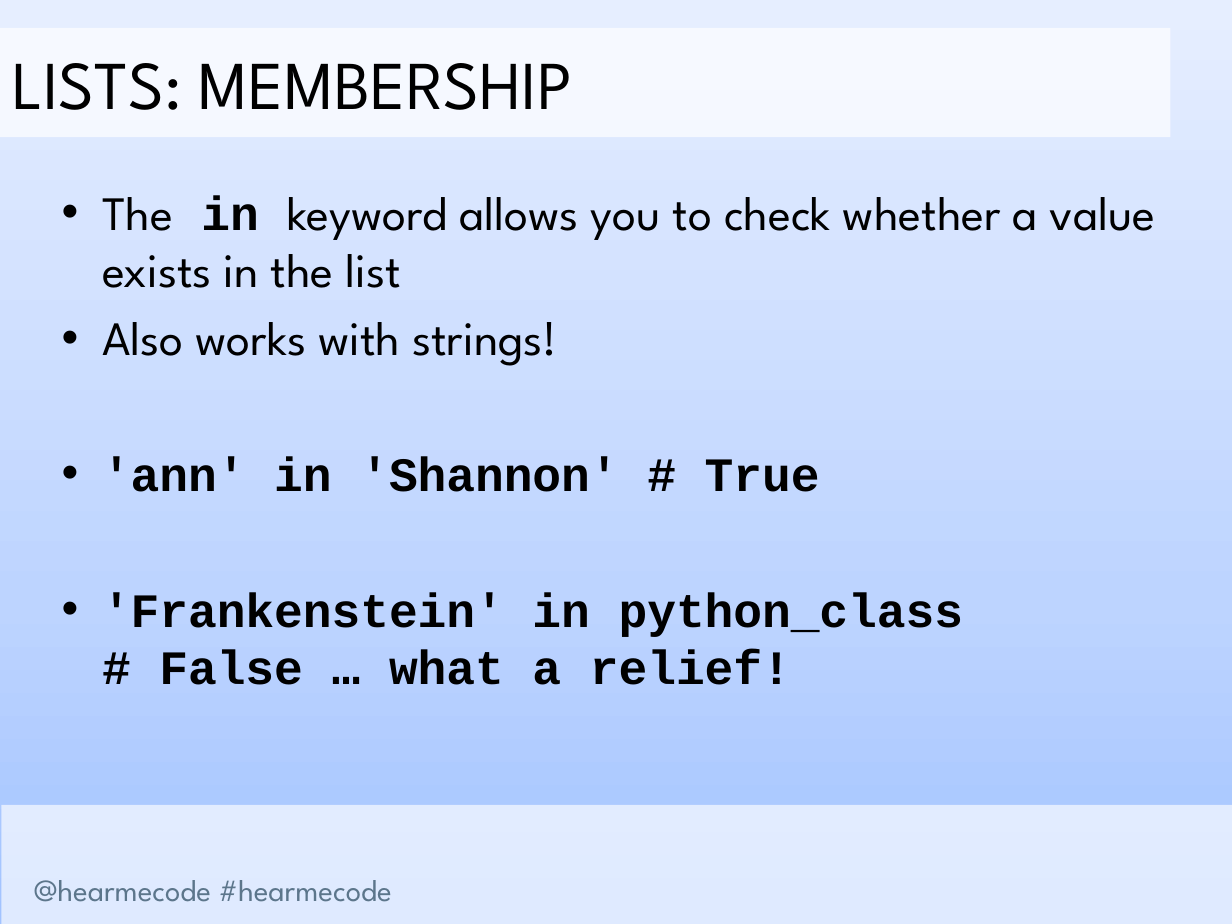
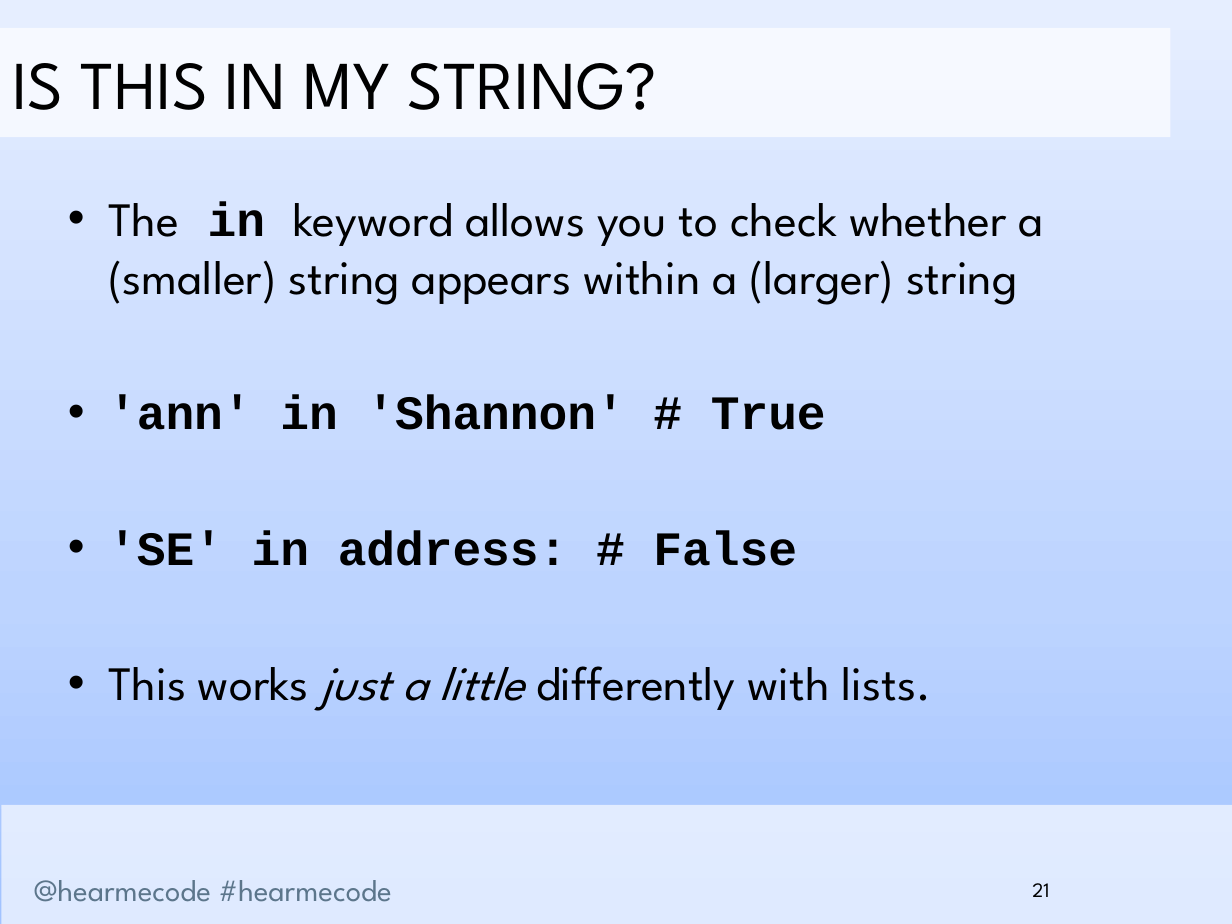
Before and after one commit to hearmecode/slides, a slide deck: slide 21 of Lesson 2/Hear Me Code - Lists and Loops.pptx (slide 19 before the commit). Drawn at 1232x924 pixels with LibreOffice and Linux fonts; fonts in the diff are those of the drawing; background and template pictures are left out. Boxes give left, top, right and bottom in pixels: in the first picture for what was removed or moved away, otherwise in the second. Text is boxed around its words. In the diff, an @@ line names an element or a change of style, - is before the commit and + after.

```diff
--- a/Lesson 2/Hear Me Code - Lists and Loops.pptx
+++ b/Lesson 2/Hear Me Code - Lists and Loops.pptx
@@ text in rectangle at [12,63,656,110]: text changed @@
-LISTS: MEMBERSHIP
+IS THIS IN MY STRING?
@@ text at [108,202,1044,305]: text changed @@
-• The in keyword allows you to check whether a value exists in the list
-• Also works with strings!
+• The in keyword allows you to check whether a (smaller) string appears within a (larger) string
@@ text at [108,530,931,710]: text changed; font Courier New to League Spartan; bold off @@
-• 'Frankenstein' in python_class
-  # False … what a relief!
+• 'SE' in address: # False
+• This works just a little differently with lists.
@@ page number added at [1032,883,1049,897], 12 pt, text #000000 @@
+21
```
Also in this commit, not shown: 29 other slides changed, 7 slides added, 3 slides removed, 2 other files.
